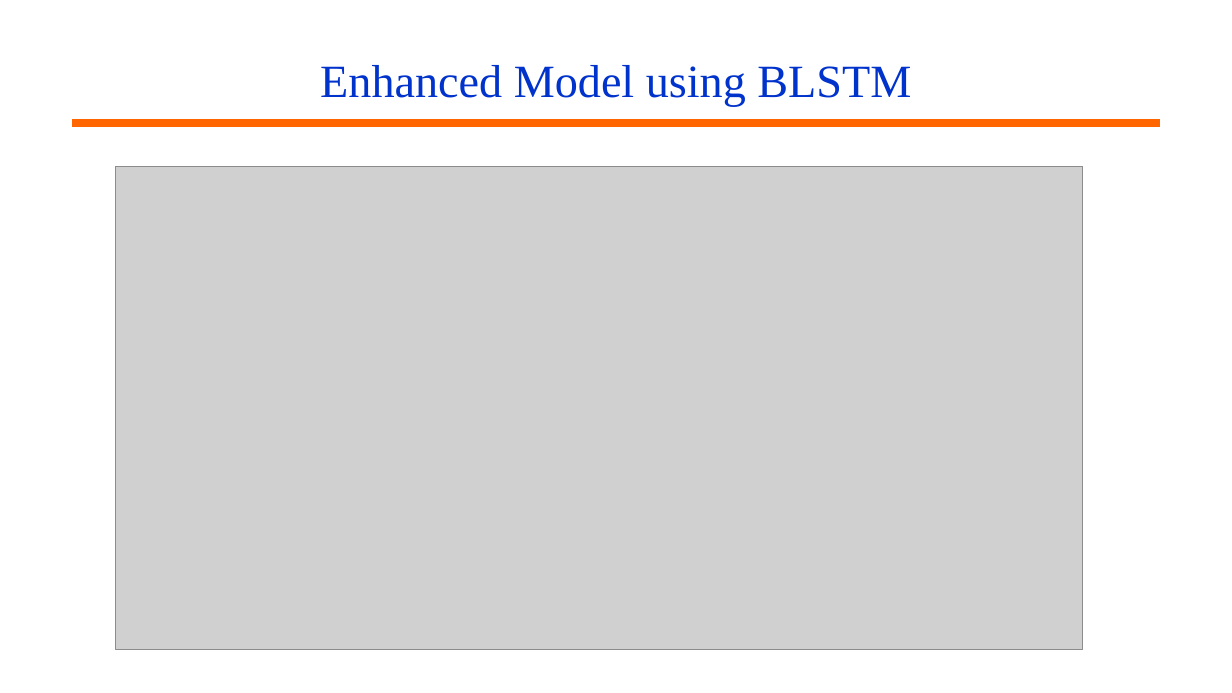
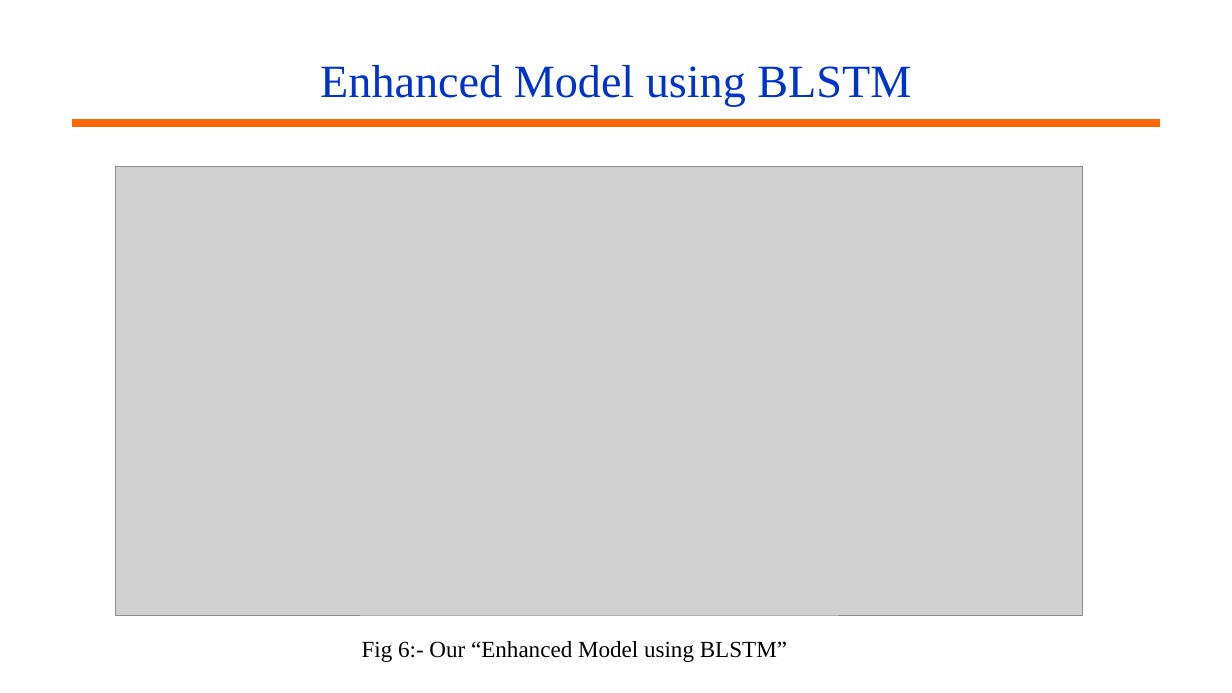
Before and after one commit to jerinjoseph121/Music-Generation, a slide deck: slide 19 of Presentation/Music Generation Major Project.pptx (slide 18 before the commit). Drawn at 1232x693 pixels with LibreOffice and Linux fonts; fonts in the diff are those of the drawing; grey boxes stand for pictures; background and template pictures are left out. Boxes give left, top, right and bottom in pixels: in the first picture for what was removed or moved away, otherwise in the second. Text is boxed around its words. In the diff, an @@ line names an element or a change of style, - is before the commit and + after.

```diff
--- a/Presentation/Music Generation Major Project.pptx
+++ b/Presentation/Music Generation Major Project.pptx
@@ picture resized from (x1=116, y1=166, x2=1083, y2=650) to (x1=116, y1=166, x2=1083, y2=616) @@
@@ text added at (x1=362, y1=641, x2=787, y2=662), 18 pt, text #000000 @@
+Fig 6:- Our “Enhanced Model using BLSTM”
```
Also in this commit, not shown: 8 other slides changed, 6 slides added, 2 slides removed.
